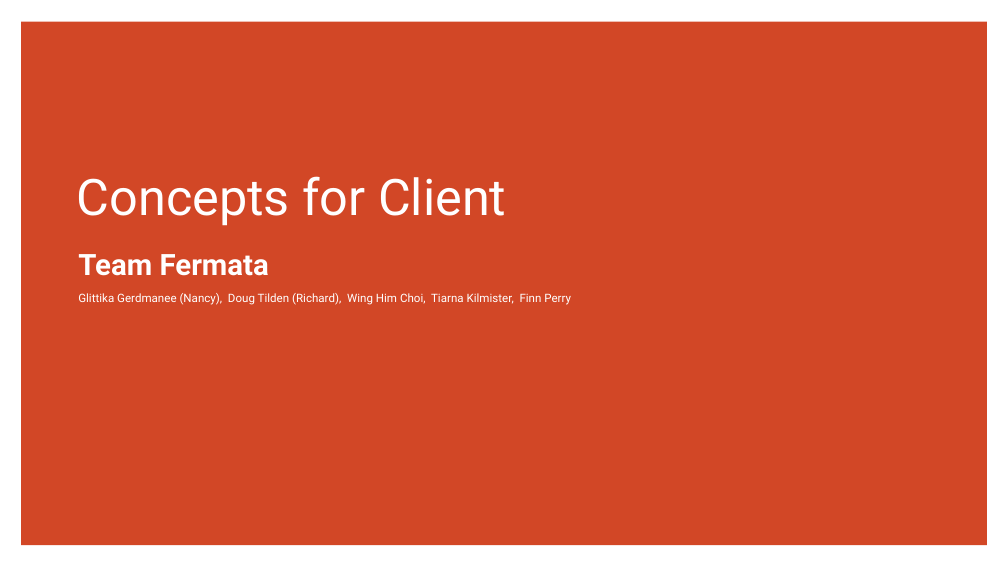
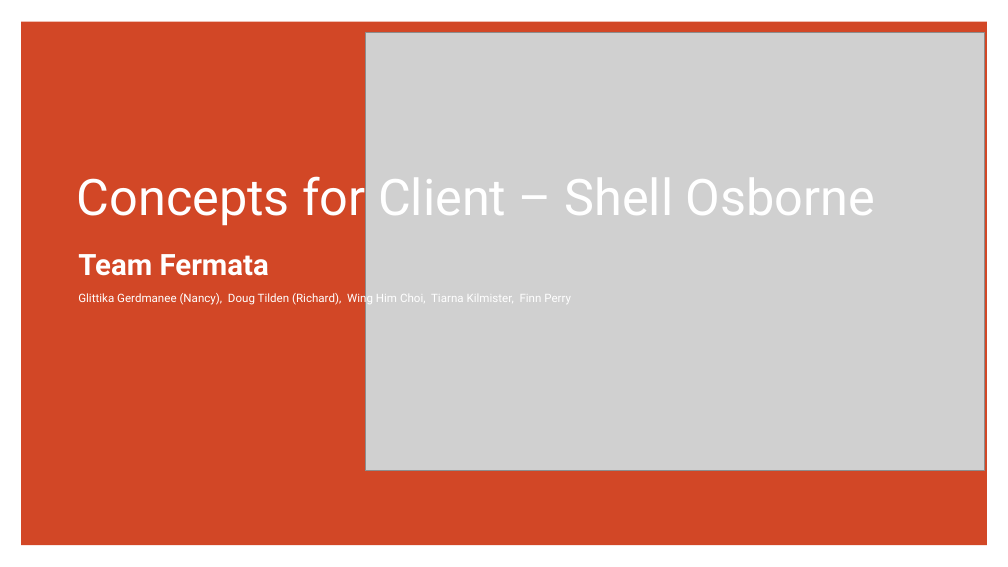
Before and after one commit to glittika-gerdmanee/1st-Year-Group-Major-Project, a slide deck: slide 1 of Documents/Fermata - Concepts for Client.pptx. Drawn at 1008x567 pixels with LibreOffice and Linux fonts; fonts in the diff are those of the drawing; grey boxes stand for pictures. Boxes give left, top, right and bottom in pixels: in the first picture for what was removed or moved away, otherwise in the second. Text is boxed around its words. In the diff, an @@ line names an element or a change of style, - is before the commit and + after.

Commit message:
Updated Concepts for Client

```diff
--- a/Documents/Fermata - Concepts for Client.pptx
+++ b/Documents/Fermata - Concepts for Client.pptx
@@ picture added at (365, 33, 985, 471) @@
@@ title at (77, 176, 875, 226): text changed @@
-Concepts for Client
+Concepts for Client – Shell Osborne
```
Also in this commit, not shown: 5 other slides changed, 1 slide added, 1 slide removed, 1 other file.
